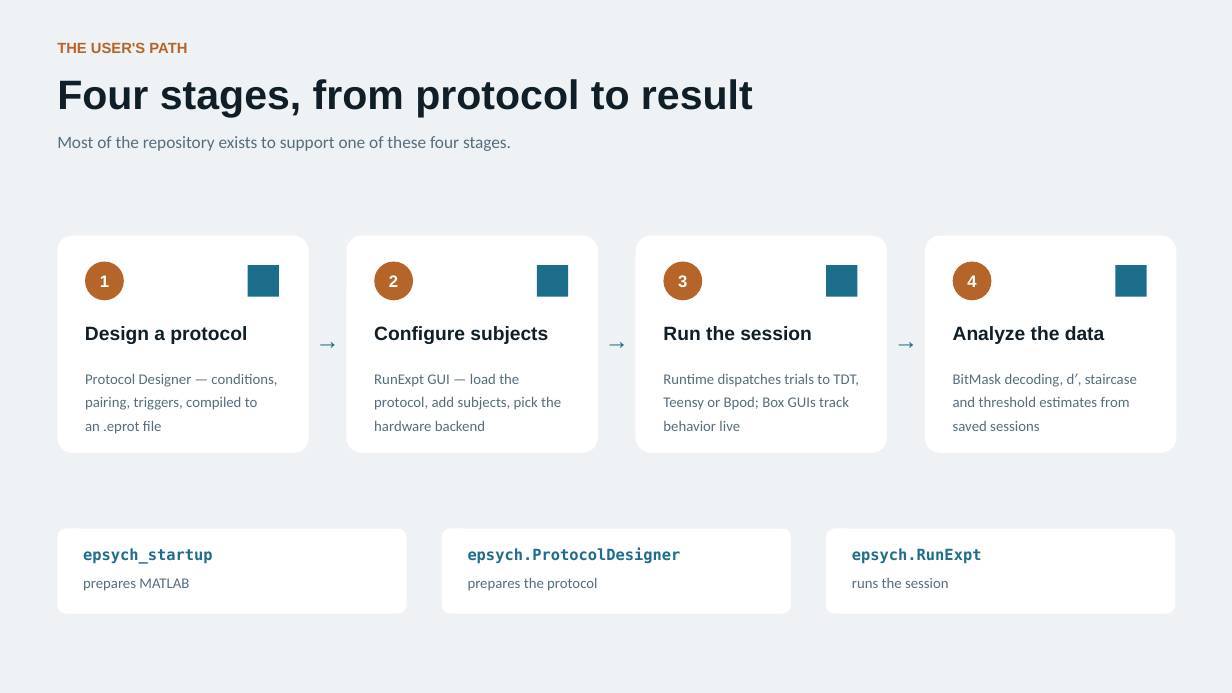
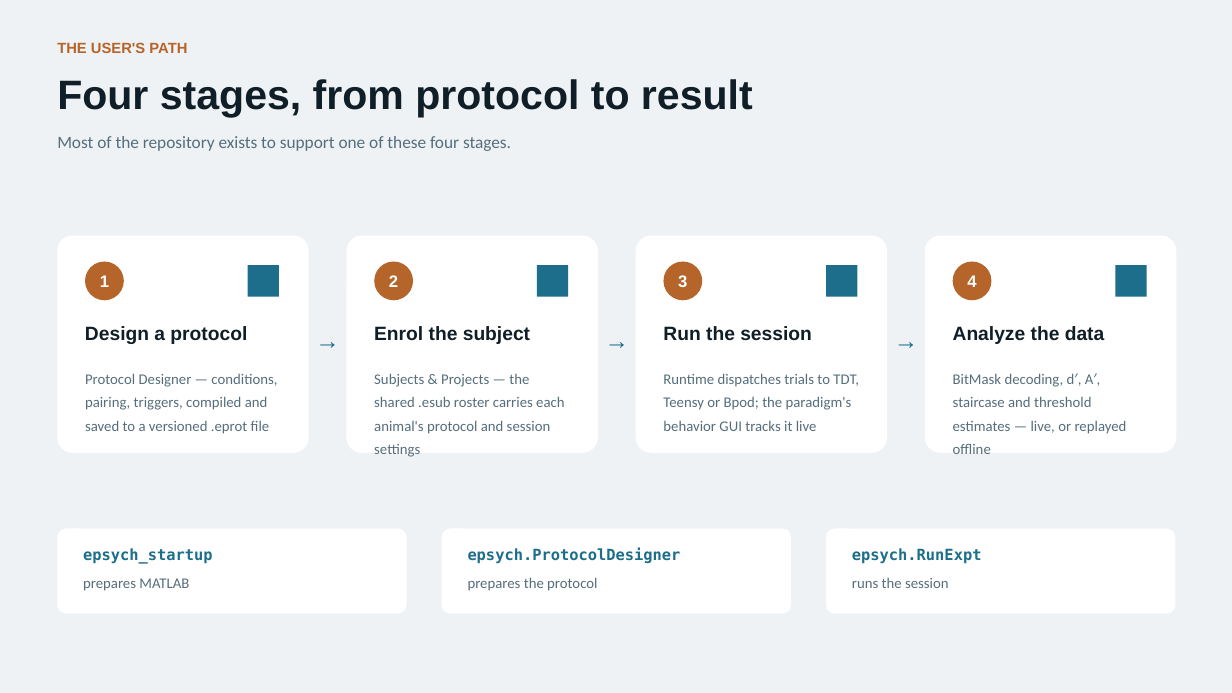
Before and after one commit to dstolz/epsych2, a slide deck: slide 3 of documentation/overviews/EPsych2_Overview.pptx. Drawn at 1232x693 pixels with LibreOffice and Linux fonts; fonts in the diff are those of the drawing. Boxes give left, top, right and bottom in pixels: in the first picture for what was removed or moved away, otherwise in the second. Text is boxed around its words. In the diff, an @@ line names an element or a change of style, - is before the commit and + after.

```diff
--- a/documentation/overviews/EPsych2_Overview.pptx
+++ b/documentation/overviews/EPsych2_Overview.pptx
@@ text at [374,326,530,344]: text changed @@
-Configure subjects
+Enrol the subject
@@ text at [85,373,277,434]: text changed @@
-Protocol Designer — conditions, pairing, triggers, compiled to an .eprot file
+Protocol Designer — conditions, pairing, triggers, compiled and saved to a versioned .eprot file
@@ text at [374,373,564,434]: text changed @@
-RunExpt GUI — load the protocol, add subjects, pick the hardware backend
+Subjects & Projects — the shared .esub roster carries each animal's protocol and session settings
@@ text at [663,373,859,431]: text changed @@
-Runtime dispatches trials to TDT, Teensy or Bpod; Box GUIs track behavior live
+Runtime dispatches trials to TDT, Teensy or Bpod; the paradigm's behavior GUI tracks it live
@@ text at [953,373,1127,454]: text changed @@
-BitMask decoding, d′, staircase and threshold estimates from saved sessions
+BitMask decoding, d′, A′, staircase and threshold estimates — live, or replayed offline
```
Also in this commit, not shown: 12 other slides changed, 7 slides added.
